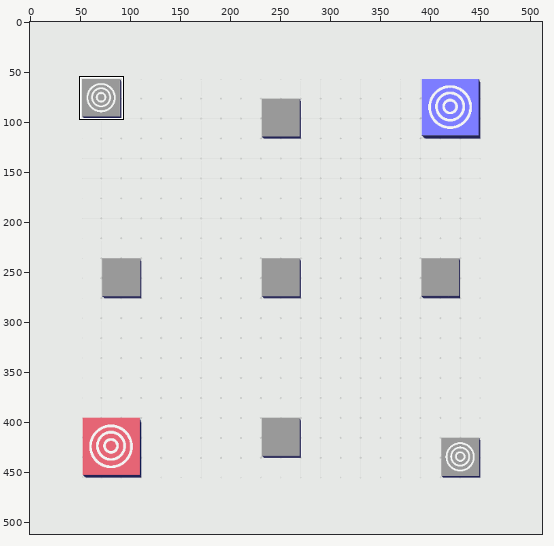
Edited in one commit: sprite sheet (Assets/Resources/Sprites/_cross.png). Above: a wide view before the commit, with the close-up outlined.
Close-up. Earlier state:
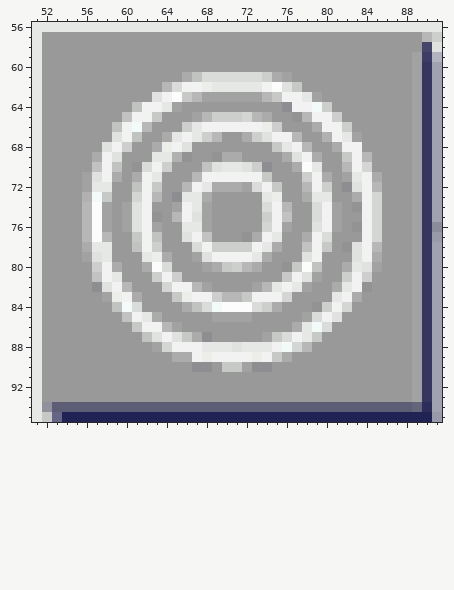
The file is 512x512 pixels. Colours within 5 levels of each other are drawn and written as one. Shown: x 51..91, y 56..95. The commit also changed other parts of the picture, which this record leaves out.
The result:
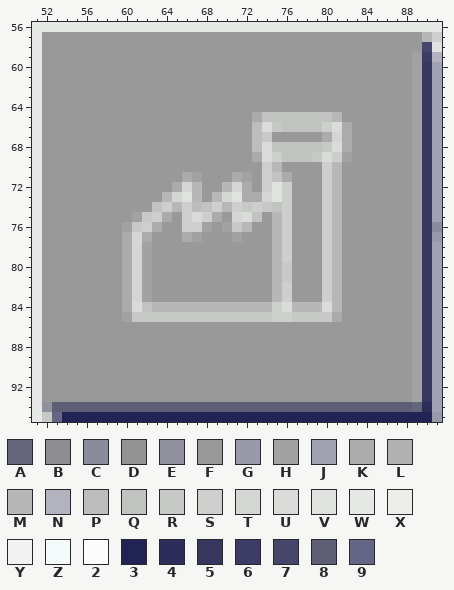
Palette (. is transparent): A #64647a  B #8d8d92  C #8a8c9b  D #939393  E #90919c  F #999999  G #989aa9  H #a2a2a2  J #a0a1b1  K #ababab  L #b1b1b1  M #b7b7b7  N #b2b3bf  P #bdbdbd  Q #c1c3c1  R #c7c9c7  S #cdcfcd  T #d4d6d4  U #dadcda  V #e0e2e0  W #e6e8e6  X #eceeea  Y #f2f2f2  Z #f3fbfa  2 #fcfcfc  3 #222355  4 #2d2d5a  5 #36365f  6 #3c3c66  7 #46466a  8 #5d5d75  9 #656685
From old to new:
Changed rows in their new state; - is an unchanged pixel.
first column x 56:
61 ----------FFFFFFFFFFF---------
62 --------FFFFFFFFFFFFFF--------
63 -------FFFFFFFFFFFFFFFFF------
64 -----FFFFF----------FFFFF-----
65 ----FFFF---FFFFFFKQQQQQQQM----
66 ---FFFF---FFFFFFFPURQQQQSUK---
67 ---FFF--FFFFFF--FPRFFF--KTKF--
68 --FFF--FFFF------PUQQQQQRUKF--
69 -FFF---FFFF--FFF-KUSQQQRUSHFF-
70 -FFF-FFFF---FFFFFFSM-FFFSMFFF-
71 FFFF-FFF--KHFFFKHFSQK-FFSMFFFF
72 FFF--FFF-KTMFFMTKFSVS-FF-MFFFF
73 FFF--FFFMTVMFMTVKKTVS-FFSM-FFF
74 FFF-FFFQSMSPQSMSRSRQS--FSM-FFF
75 FFF-FHRSKFSUSK-TUQFMS--FSM--FF
76 FFF--RSK--SS--HRM-FMS--FSM-FFF
77 FFF-KTKF--KHF--HFFFMS-FFSM--FF
78 FFF-KTHF---FFFFFFFFMS-FFSMFFFF
79 FFF-KTHFF--FFFFFFFFMS-FFSM-FFF
80 -FFFKTHFF---FFFFFF-MRFFFSMFFFF
81 -FFFKTHFFF---------M-FFFSMFFF-
82 -FFFKTH-FFFFF----FFMSFF-SMFFF-
83 --FFKTH--FFFFFFFFFFMS---SMFF--
84 ---FK-QMMMMMMMMMMMMSUMMMUMF---
85 ----HRRRRRRRRRRRRRRSSRRRRK----
86 -----FFFFF-----------FFFF-----
87 ------FFFFFFF-----FFFFFF------
88 -------FFFFFFFFFFFFFFFF-------
89 ---------FFFFFFFFFFFF---------
90 -----------FF-FFFFF-----------
Where, in picture pixels (left, top, right, bottom), the same in both close-ups:
changed: (82, 72, 382, 372)
